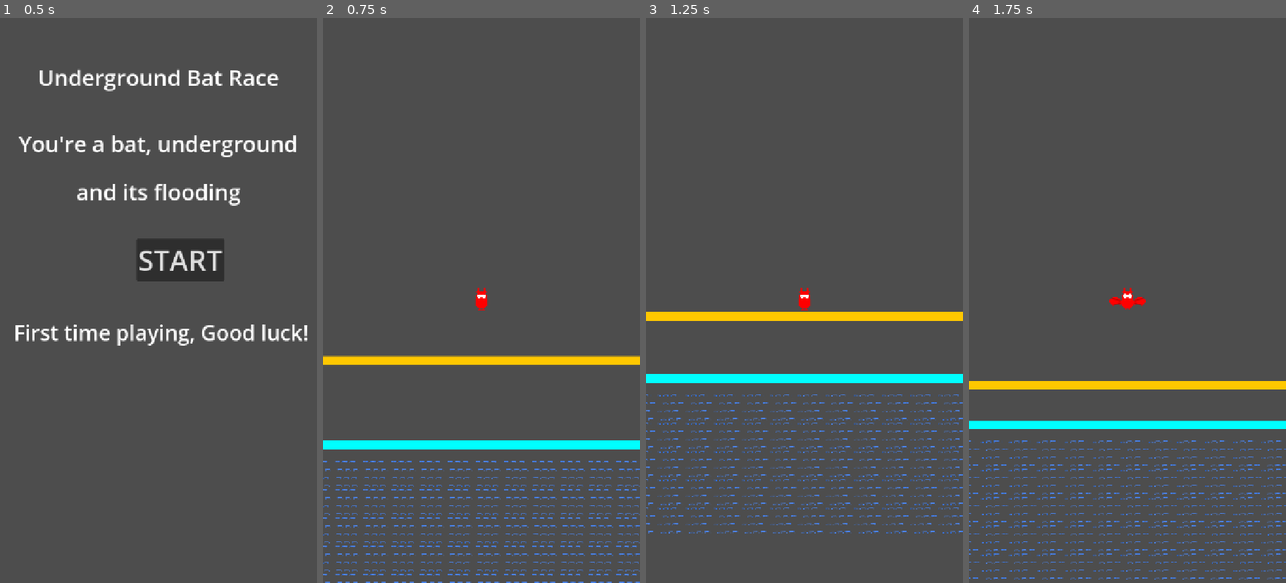
Above: before the commit, frames 1-4 (left to right).
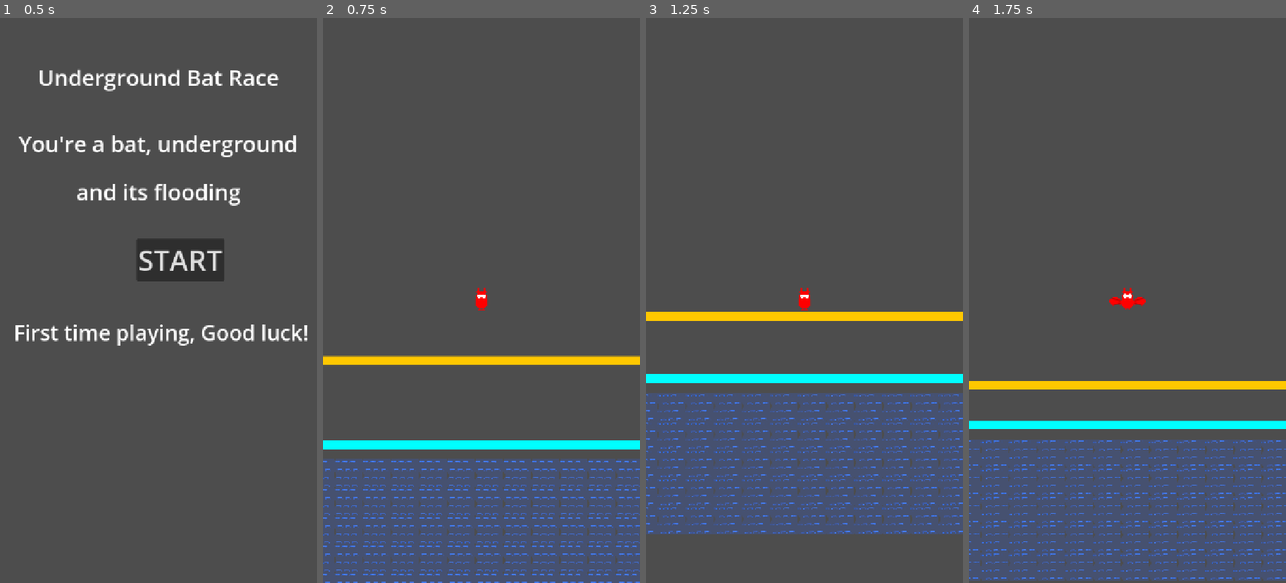
Above: after the commit, the same moments.

Repository: robmayhew/underground_bat_race
Game: Godot game, scene res://title.tscn
The game is run twice, just before and just after one commit, with the same random seed, the same clock (stepped at 60 frames per second) and the same inputs.
Inputs (mouse positions are in pixels of both pictures, inside the frame that each line leads up to):
- Up to frame 1 (0.5 s): no input
- Up to frame 2 (0.75 s): click "START" at 0.5 s
- Up to frame 3 (1.25 s): no input
- Up to frame 4 (1.75 s): tap Enter (ui_accept) at 1.25, 1.52 s; move the mouse to (1197, 272) at 1.27 s; tap Space at 1.35 s; click (1197, 272) at 1.42 s

Frame 1 is identical in both runs. In frame 2, 20% of the frame differs, in the area x 0-100%, y 78-100%; in frame 3, 23%, in the area x 0-100%, y 66-92%; in frame 4, 23%.

Commit message:
Shader question

Diff:
--- a/godot/waterline.gdshader
+++ b/godot/waterline.gdshader
@@ -4,6 +4,11 @@
 uniform float wave_strength = 0.01;
 uniform float wave_speed = 2.0;
 uniform vec4 water_color : source_color = vec4(0.0, 0.4, 0.9, 1.0);
+
+
+
+
+
 
 void fragment() {
     float t = TIME * wave_speed * time_scale;
Binary file changed: godot/art/water_tileset.png
